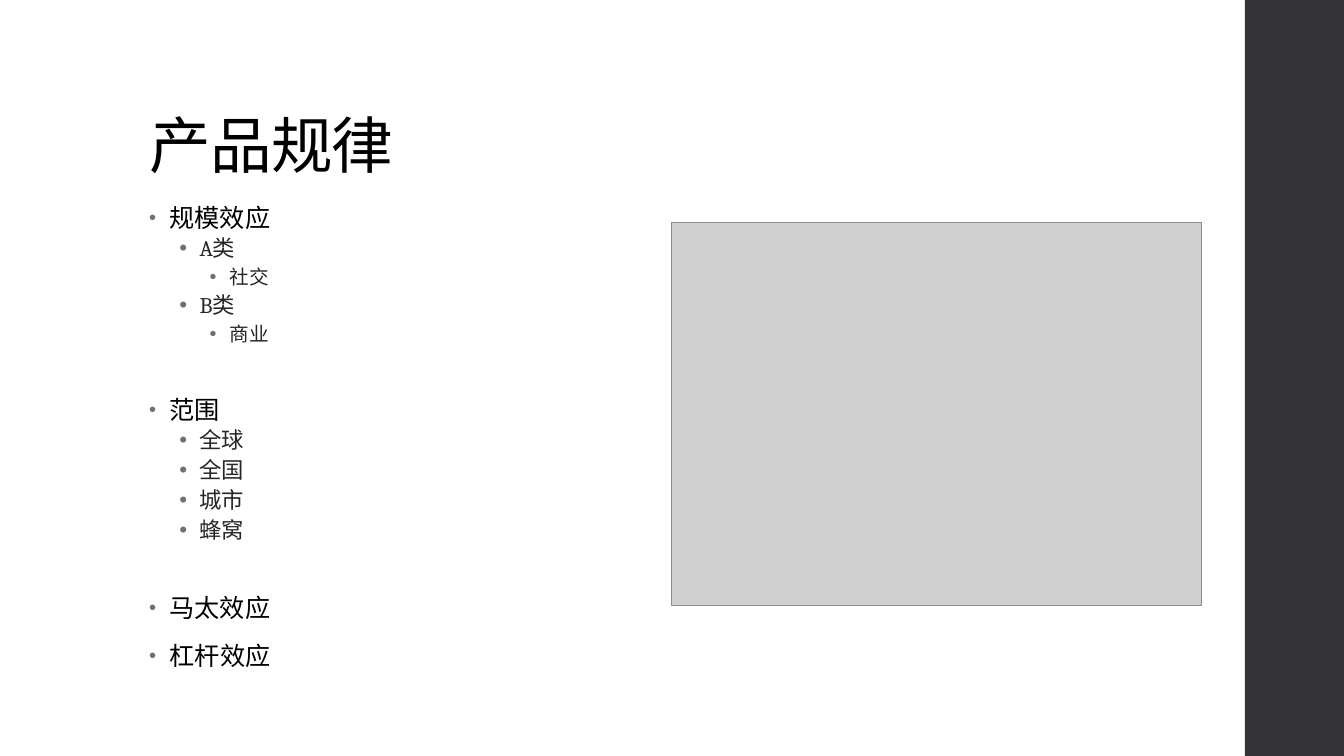
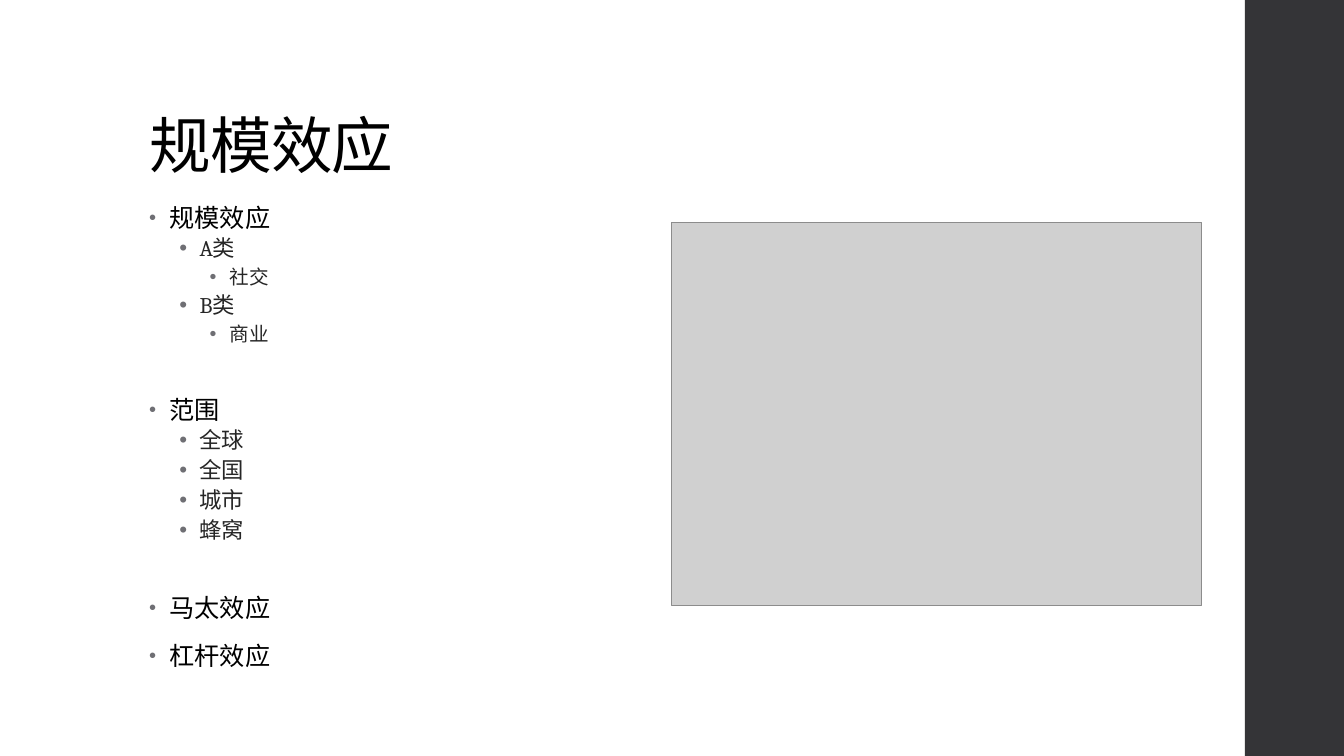
Before and after one commit to LeeRenbo/learn-xmind, a slide deck: slide 13 of 互联网思维落地.pptx. Drawn at 1344x756 pixels with LibreOffice and Linux fonts; fonts in the diff are those of the drawing; grey boxes stand for pictures. Boxes give left, top, right and bottom in pixels: in the first picture for what was removed or moved away, otherwise in the second. Text is boxed around its words. In the diff, an @@ line names an element or a change of style, - is before the commit and + after.

```diff
--- a/互联网思维落地.pptx
+++ b/互联网思维落地.pptx
@@ title at (149, 116, 393, 173): text changed @@
-产品规律
+规模效应
```
Also in this commit, not shown: 5 other slides changed, 5 slides added, 3 slides removed.
